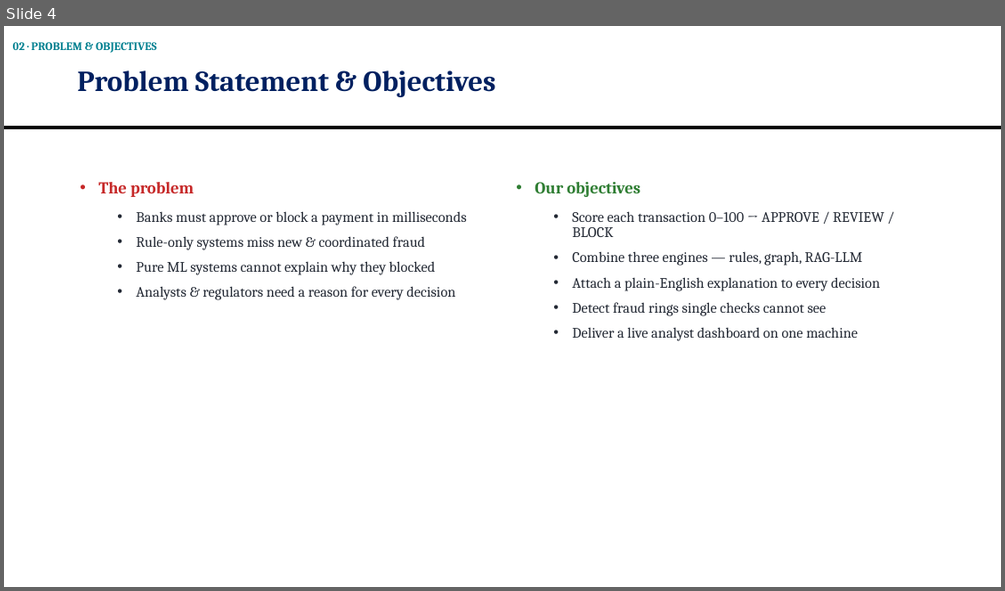
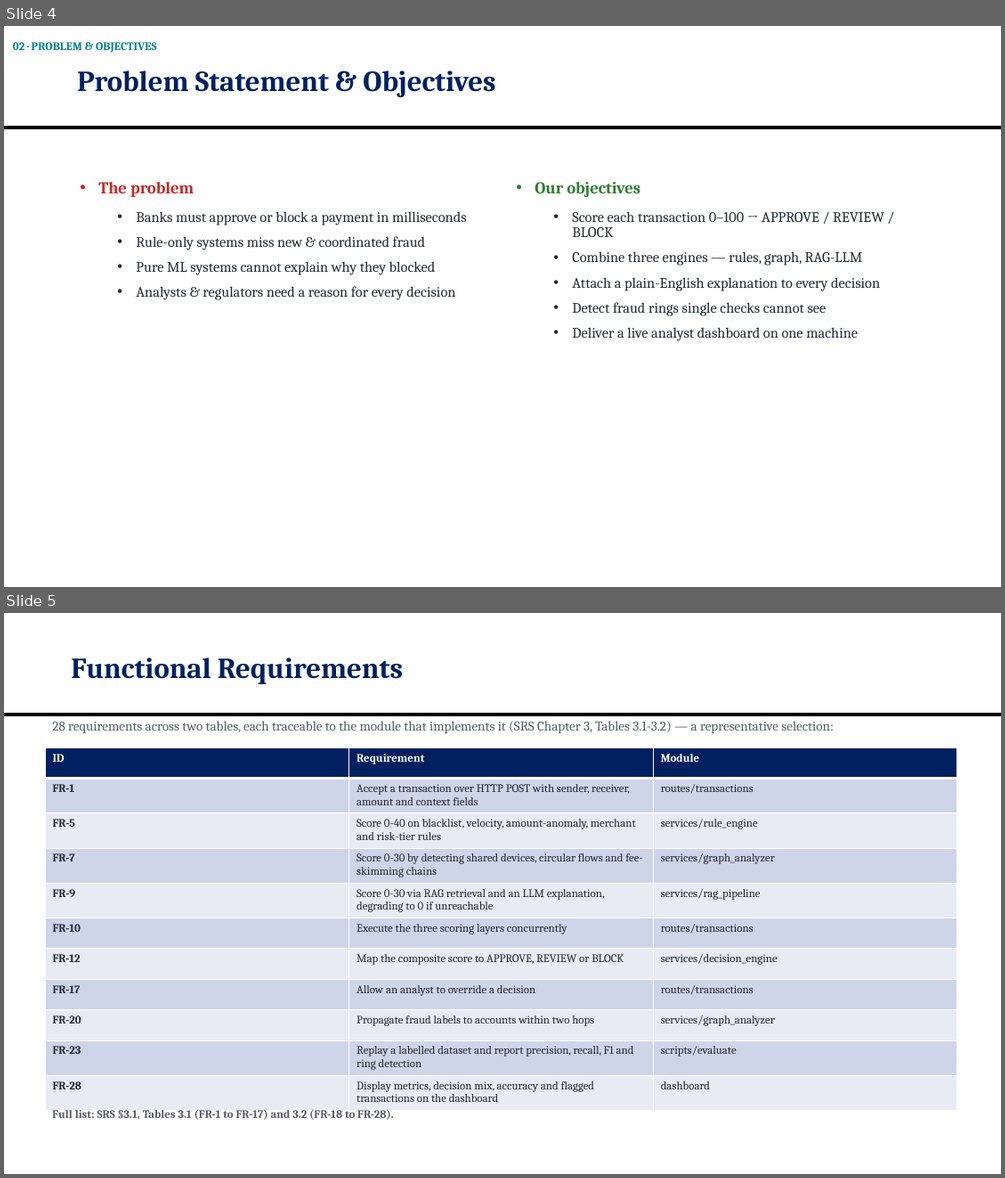
Before and after one commit to OMJOSHI15/indus11, a slide deck: docs/Indus11-Review2.pptx. Shown one above the other, each under a label of ours: slide 4 before the commit, slides 4 and 5 after it. The pictures are 1005x591 and 1005x1178 pixels, drawn with LibreOffice and Linux fonts; fonts in the diff are those of the drawing. Boxes give left, top, right and bottom in pixels: in the first picture for what was removed or moved away, otherwise in the second. Text is boxed around its words. In the diff, an @@ line names an element or a change of style, - is before the commit and + after.

```diff
--- a/docs/Indus11-Review2.pptx
+++ b/docs/Indus11-Review2.pptx
@@ slide 5 added at [4,613,1001,1174], background #FFFFFF; not listed: 1 template element that a slide beside it also shows @@
@@ title added at [71,657,403,684], 28 pt, text #002060, bold @@
+Functional Requirements
@@ text added at [52,721,833,733], 13 pt, text #555B66 @@
+28 requirements across two tables, each traceable to the module that implements it (SRS Chapter 3, Tables 3.1-3.2) — a representative selection:
@@ table added at [45,747,958,1105], 11 rows, 3 columns @@
+ID | Requirement | Module
+FR-1 | Accept a transaction over HTTP POST with sender, receiver, amount and context fields | routes/transactions
+FR-5 | Score 0-40 on blacklist, velocity, amount-anomaly, merchant and risk-tier rules | services/rule_engine
+FR-7 | Score 0-30 by detecting shared devices, circular flows and fee-skimming chains | services/graph_analyzer
+FR-9 | Score 0-30 via RAG retrieval and an LLM explanation, degrading to 0 if unreachable | services/rag_pipeline
+FR-10 | Execute the three scoring layers concurrently | routes/transactions
+FR-12 | Map the composite score to APPROVE, REVIEW or BLOCK | services/decision_engine
+FR-17 | Allow an analyst to override a decision | routes/transactions
+FR-20 | Propagate fraud labels to accounts within two hops | services/graph_analyzer
+FR-23 | Replay a labelled dataset and report precision, recall, F1 and ring detection | scripts/evaluate
+FR-28 | Display metrics, decision mix, accuracy and flagged transactions on the dashboard | dashboard
@@ text added at [52,1110,394,1119], 11 pt, text #555B66, bold @@
+Full list: SRS §3.1, Tables 3.1 (FR-1 to FR-17) and 3.2 (FR-18 to FR-28).
```
Also in this commit, not shown: 7 other slides added, 1 other file.
